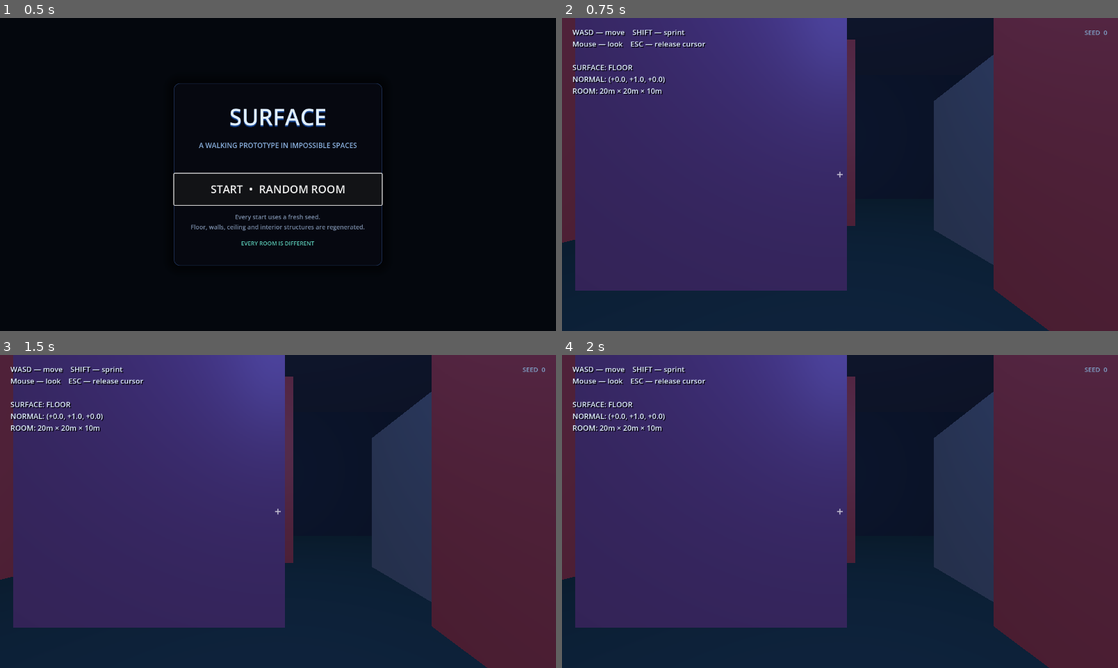
Above: before the commit, frames 1-4 (two rows, left to right).
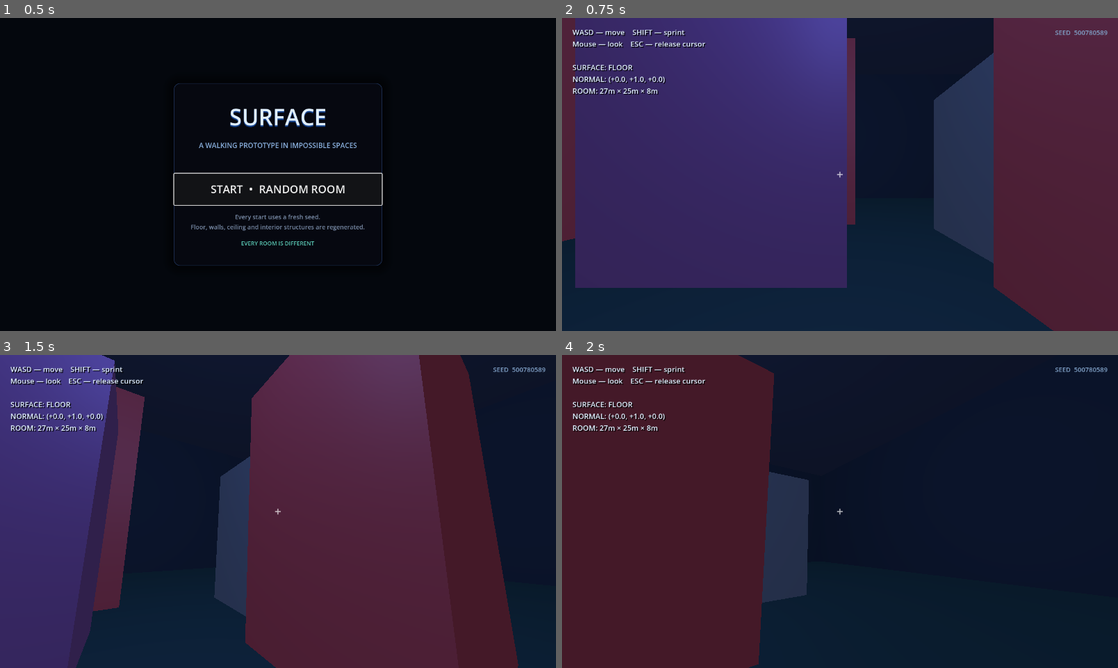
Above: after the commit, the same moments.

Repository: VovaShkrobtak/GD-TEST
Game: Godot game, scene res://scenes/main_menu.tscn
The game is run twice, just before and just after one commit, with the same random seed, the same clock (stepped at 60 frames per second) and the same inputs.
Inputs (mouse positions are in pixels of both pictures, inside the frame that each line leads up to):
- Up to frame 1 (0.5 s): no input
- Up to frame 2 (0.75 s): click "START • RANDOM ROOM" at 0.5 s
- Up to frame 3 (1.5 s): tap Enter at 1.25 s; move the mouse to (400, 495) at 1.27 s; hold D from 1.28 s (still down); hold Shift from 1.28 s (still down); click (400, 495) at 1.42 s
- Up to frame 4 (2 s): keep holding D; keep holding Shift

Frame 1 is identical in both runs. In frame 2, 0.8% of the frame differs, in the area x 0-99%, y 4-100%; in frame 3, 72%; in frame 4, 74%, in the area x 0-100%, y 0-100%.
Error before the commit: Parse Error: Function "_can_support_on_surface()" not found in base self. (res://scripts/player.gd:219)

Commit message:
Remove stale support check after transition validation rewrite

Diff:
--- a/scripts/player.gd
+++ b/scripts/player.gd
@@ -216,14 +216,12 @@
     var collision_normal := _find_transition_normal(velocity_before_collision)
 
     if collision_normal.length_squared() > 0.0001:
-        if _can_support_on_surface(collision_normal):
-            _set_target_surface(collision_normal)
-
-            # Only snap once the new plane is actually on the support side
-            # of the capsule. A collision with the top/front edge alone is
-            # NOT enough to change gravity.
-            up_direction = surface_up
-            apply_floor_snap()
+        _set_target_surface(collision_normal)
+
+        # Only transition candidates returned by _find_transition_normal()
+        # have already passed the capsule-contact test.
+        up_direction = surface_up
+        apply_floor_snap()
 
     # Move the body's orientation toward the new plane.
     _update_surface_orientation(delta)
